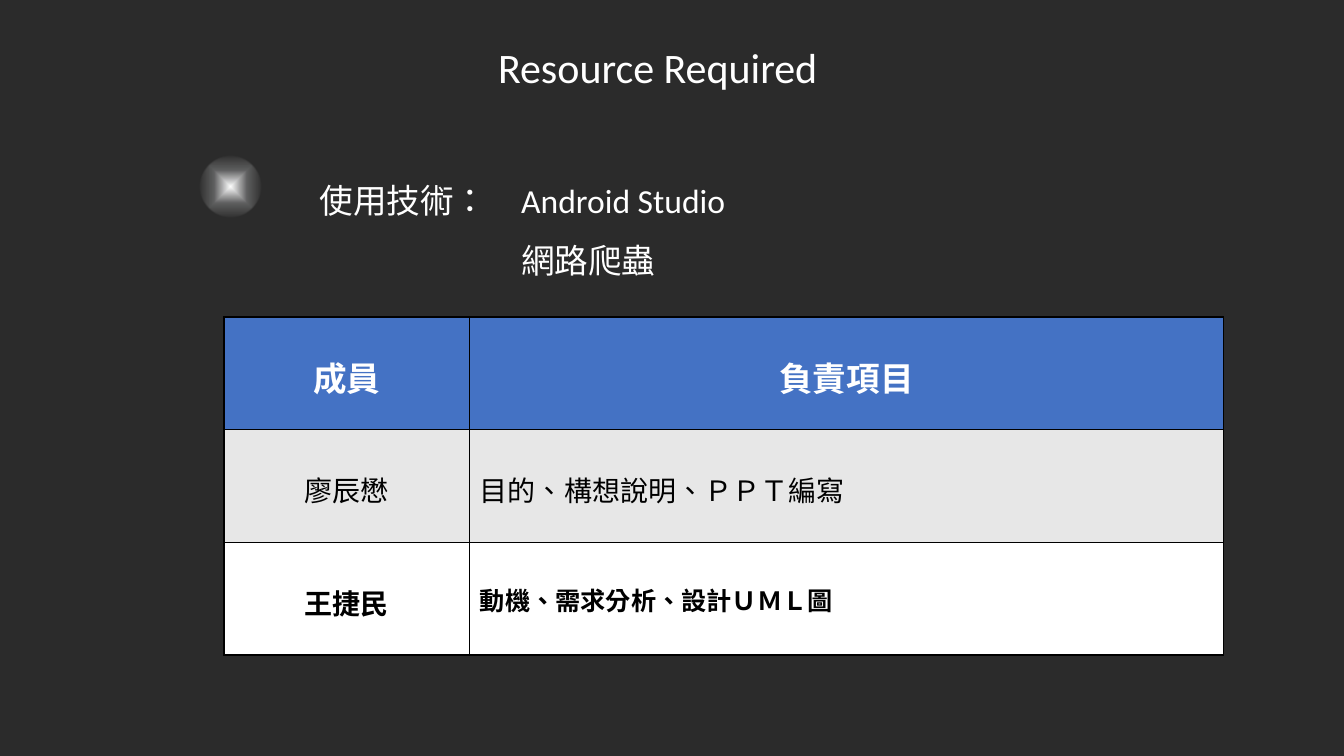
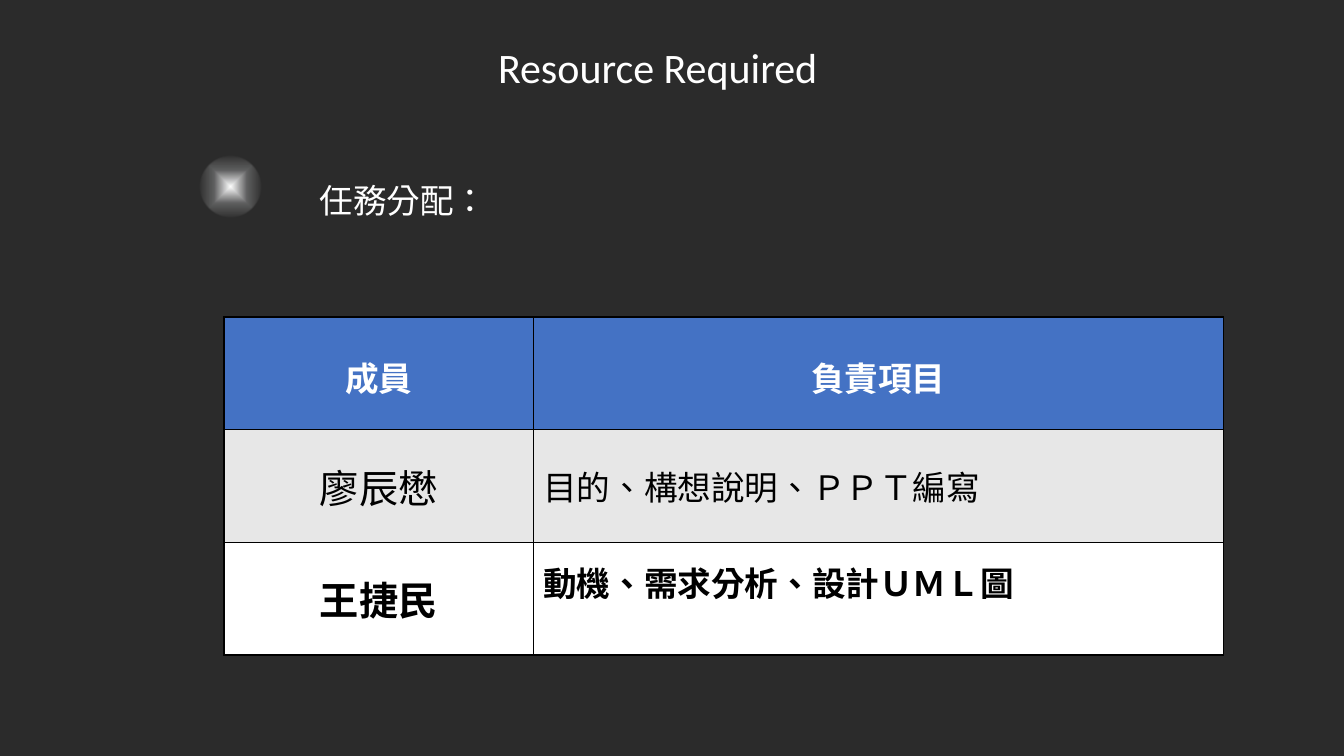
Before and after one commit to JammyTW/107_SE_Team-5, a slide deck: slide 26 of 軟體工程Team5報告 .pptx (slide 21 before the commit). Drawn at 1344x756 pixels with LibreOffice and Linux fonts; fonts in the diff are those of the drawing; background and template pictures are left out; a plain dark background stands for a picture behind light text. Boxes give left, top, right and bottom in pixels: in the first picture for what was removed or moved away, otherwise in the second. Text is boxed around its words. In the diff, an @@ line names an element or a change of style, - is before the commit and + after.

Commit message:
廖辰懋
PPT修改

```diff
--- a/軟體工程Team5報告 .pptx
+++ b/軟體工程Team5報告 .pptx
@@ text at (x1=320, y1=185, x2=488, y2=216): text changed @@
-使用技術： Android Studio
-網路爬蟲
+任務分配：
@@ table at (x1=224, y1=318, x2=1224, y2=655) @@
@@ size 20 to 28 pt in "廖辰懋", "王捷民" @@
@@ size 20 to 24 pt in "目的、構想說明、ＰＰＴ編寫" @@
@@ size 18 to 24 pt in "動機、需求分析、設計ＵＭＬ圖" @@
```
Also in this commit, not shown: 8 other slides changed, 6 slides added, 1 other file.
